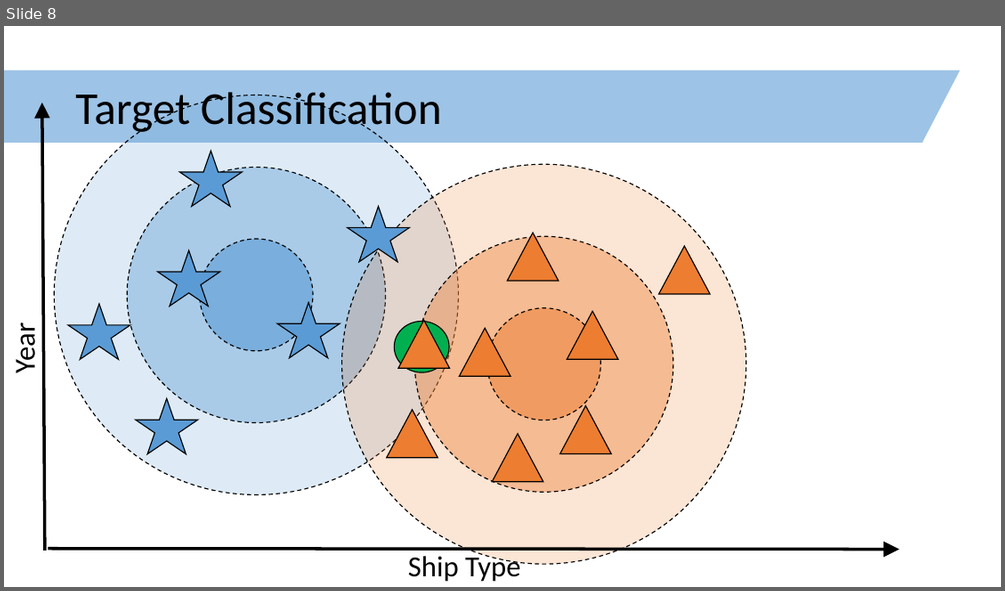
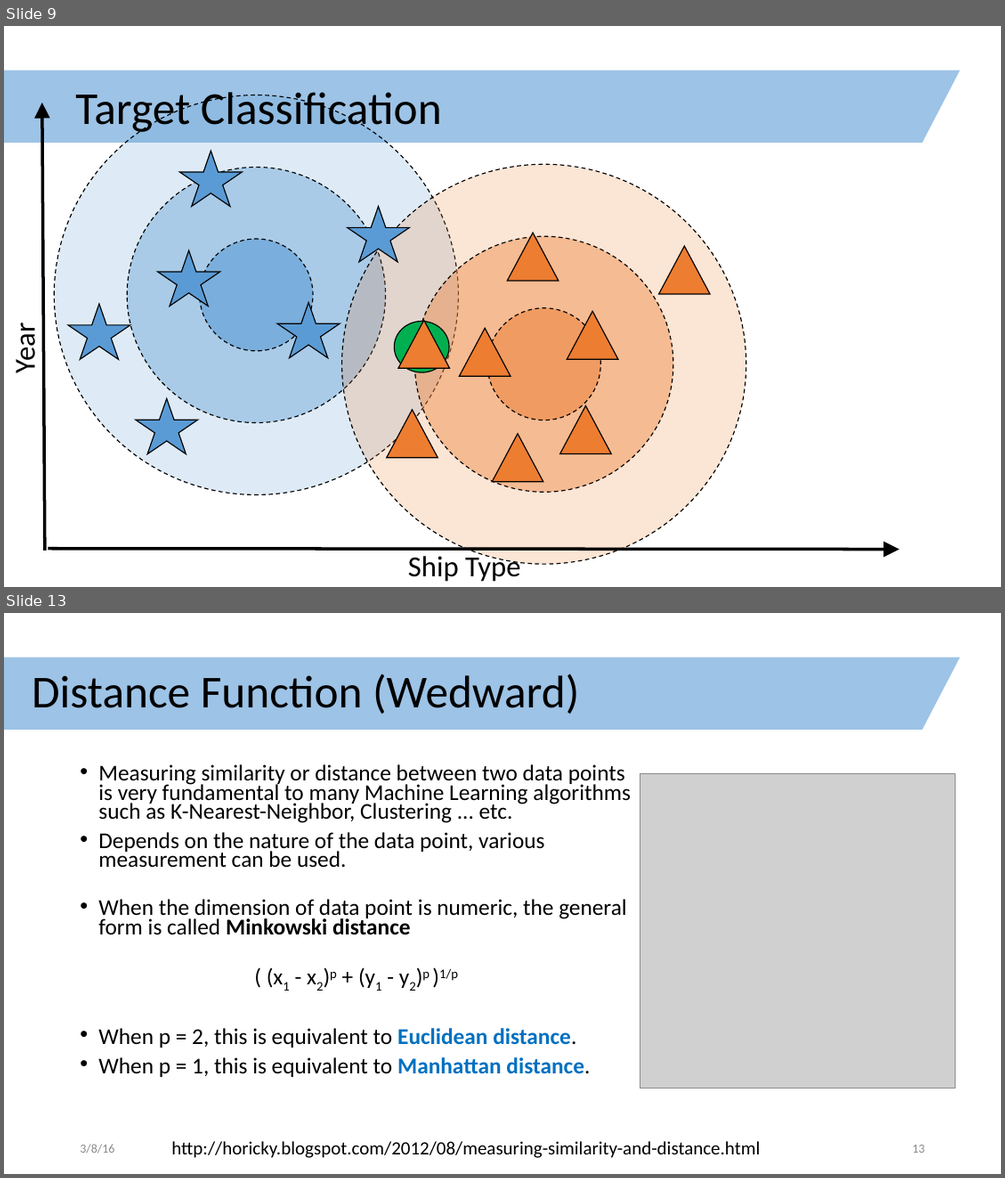
Before and after one commit to clarka34/exploringShipLogbooks, a slide deck: technology_review/technology_review.pptx. Shown one above the other, each under a label of ours: slide 8 before the commit, slides 9 and 13 after it; the slides between them are not shown. The pictures are 1005x591 and 1005x1178 pixels, drawn with LibreOffice and Linux fonts; fonts in the diff are those of the drawing; grey boxes stand for pictures. Boxes give left, top, right and bottom in pixels: in the first picture for what was removed or moved away, otherwise in the second. Text is boxed around its words. In the diff, an @@ line names an element or a change of style, - is before the commit and + after.

Commit message:
Added slides to the technology review. Copied Wedward_s slides into the review.

```diff
--- a/technology_review/technology_review.pptx
+++ b/technology_review/technology_review.pptx
@@ slide 13 added at <box>4,613,1001,1174</box>, background #FFFFFF; not listed: 1 template element that a slide beside it also shows @@
@@ title added at <box>32,674,579,714</box>, 44 pt, text #000000 @@
+Distance Function (Wedward)
@@ text added at <box>98,764,631,1077</box>, 21.7 pt, text #000000 @@
+• Measuring similarity or distance between two data points is very fundamental to many Machine Learning algorithms such as K-Nearest-Neighbor, Clustering ... etc.
+• Depends on the nature of the data point, various measurement can be used.
+• When the dimension of data point is numeric, the general form is called Minkowski distance
+( (x1 - x2)p + (y1 - y2)p )1/p
+• When p = 2, this is equivalent to Euclidean distance.
+• When p = 1, this is equivalent to Manhattan distance.
@@ picture added at <box>640,773,955,1088</box> @@
@@ text added at <box>80,1143,114,1153</box>, 12 pt, text #8C8C8C @@
+3/8/16
@@ text added at <box>171,1141,760,1158</box>, 18 pt, text #000000 @@
+http://horicky.blogspot.com/2012/08/measuring-similarity-and-distance.html
@@ page number added at <box>912,1144,924,1152</box>, 12 pt, text #8C8C8C @@
+13
@@ what was slide 8 is now slide 9 @@
```
Also in this commit, not shown: 6 slides changed, 6 other slides added, 3 slides removed.
